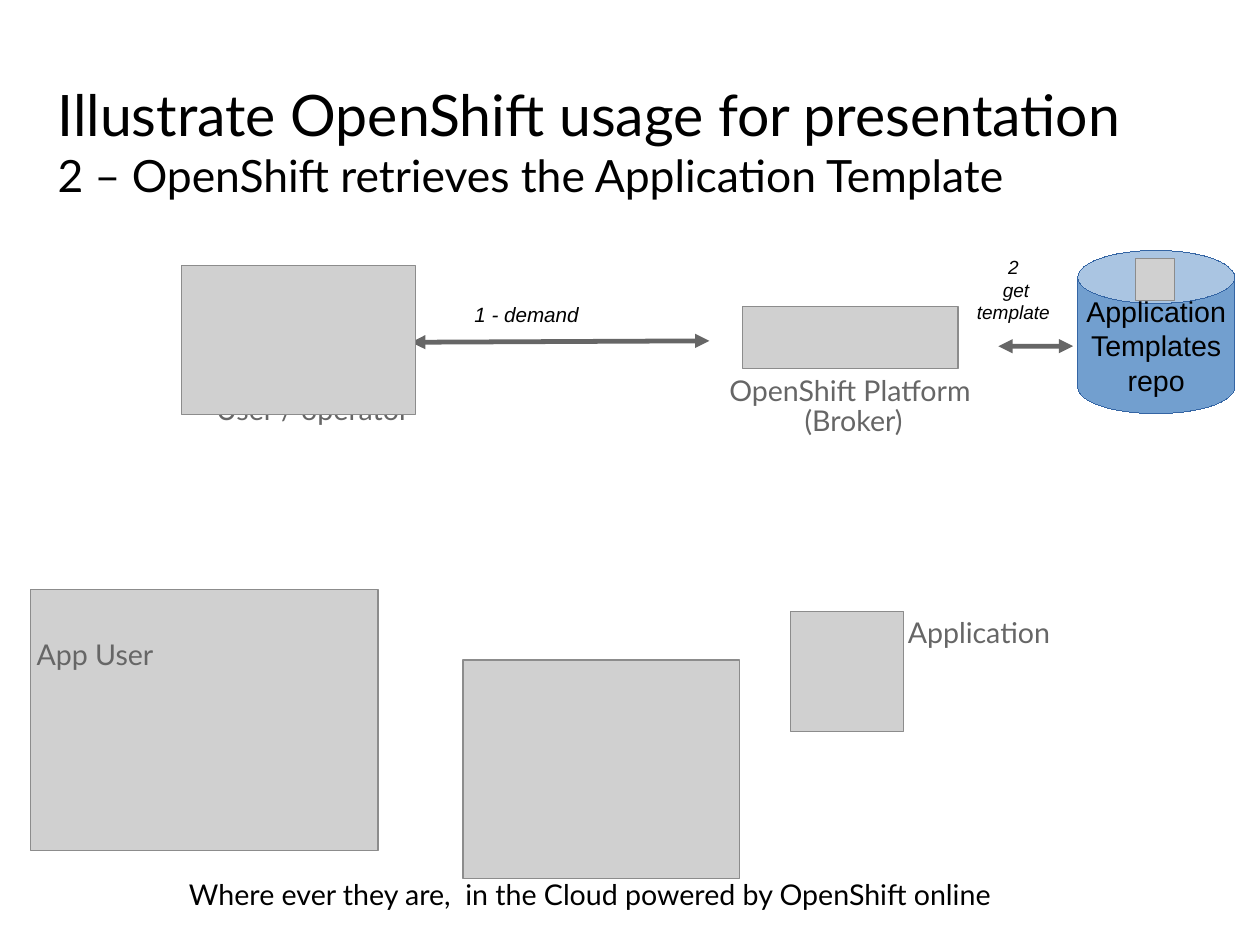
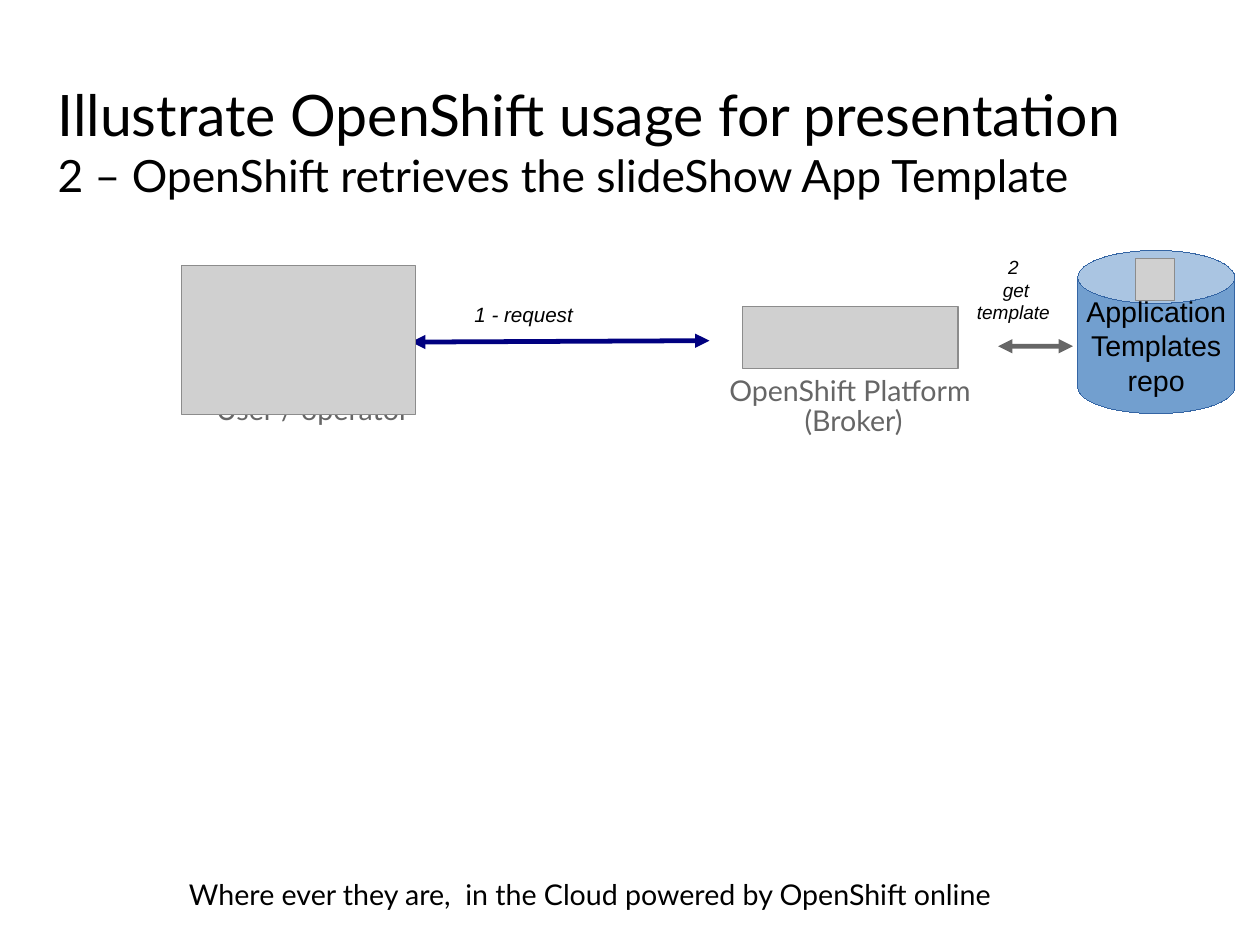
Before and after one commit to lucpierson/PHP-prz, a slide deck: slide 2 of illustrate.odp. Drawn at 1260x945 pixels with LibreOffice and Linux fonts; fonts in the diff are those of the drawing; grey boxes stand for pictures; background and template pictures are left out. Boxes give left, top, right and bottom in pixels: in the first picture for what was removed or moved away, otherwise in the second. Text is boxed around its words. In the diff, an @@ line names an element or a change of style, - is before the commit and + after.

```diff
--- a/illustrate.odp
+++ b/illustrate.odp
@@ text at (x1=58, y1=159, x2=1068, y2=200): text changed @@
-2 – OpenShift retrieves the Application Template
+2 – OpenShift retrieves the slideShow App Template
@@ text at (x1=474, y1=307, x2=573, y2=327): text changed @@
-1 - demand
+1 - request
@@ double arrow (412, 342) - (710, 341): stroke #666666 3 pt to #000080 3 pt @@
@@ picture removed at (x1=31, y1=590, x2=378, y2=851) @@
@@ picture removed at (x1=791, y1=612, x2=904, y2=732) @@
@@ text removed at (x1=908, y1=622, x2=1050, y2=648) @@
-Application
@@ text removed at (x1=37, y1=644, x2=153, y2=670) @@
-App User
@@ picture removed at (x1=463, y1=660, x2=740, y2=879) @@
@@ text removed at (x1=423, y1=783, x2=775, y2=845) @@
-Presentation
```
Also in this commit, not shown: 6 other slides changed, 2 other files.
